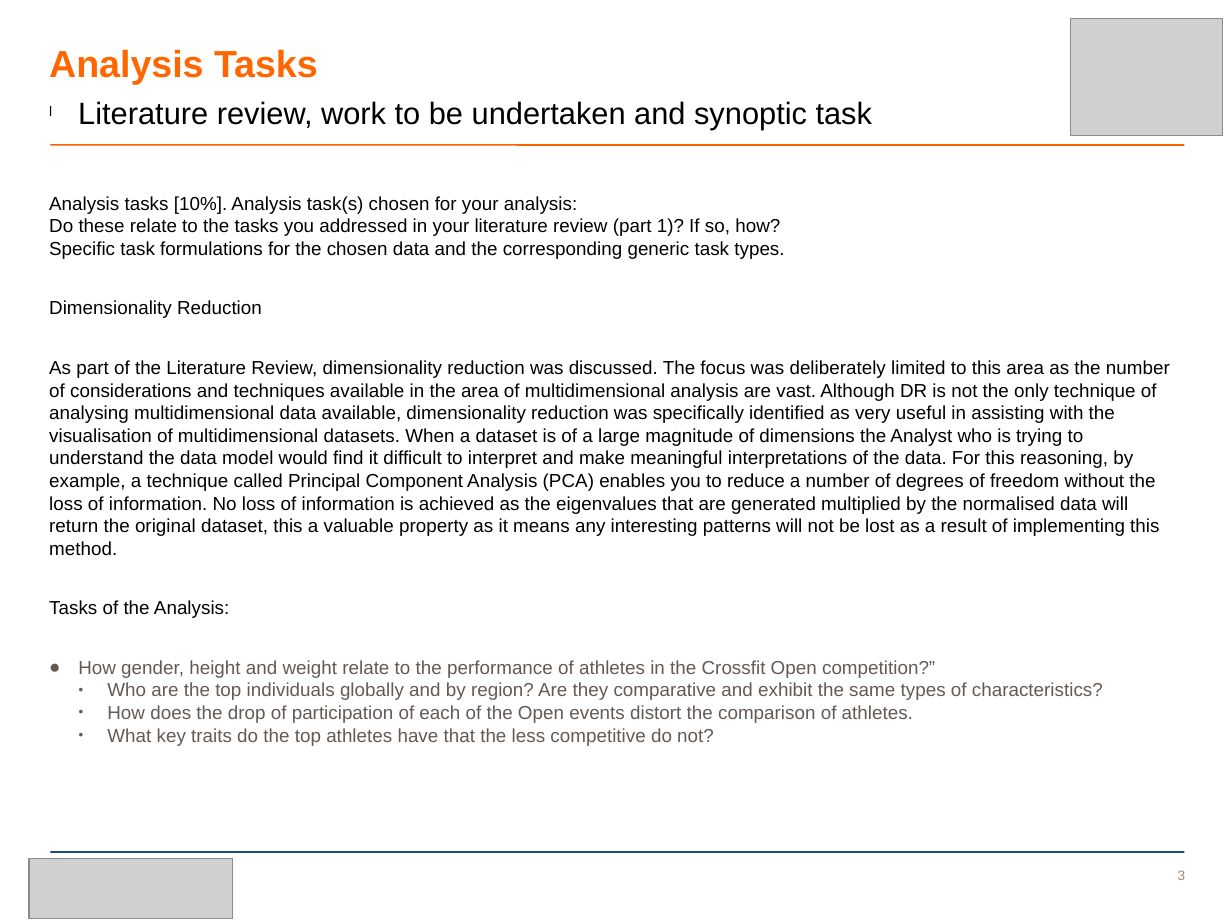
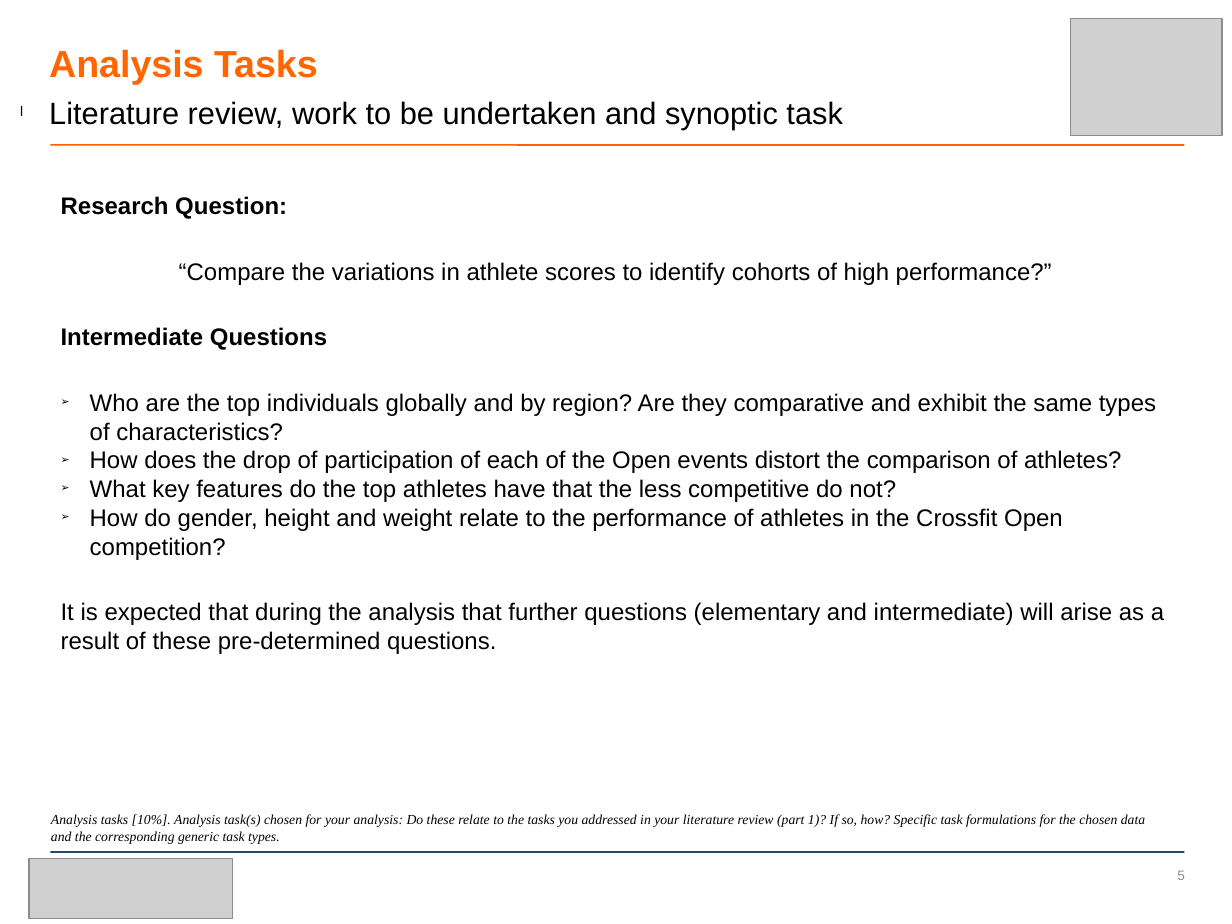
Before and after one commit to AkiraKane/CityUniversity2014, a slide deck: slide 5 of Visual_Analytics/Visual_Analytics_Powerpoint.pptx (slide 3 before the commit). Drawn at 1232x924 pixels with LibreOffice and Linux fonts; fonts in the diff are those of the drawing; grey boxes stand for pictures; background and template pictures are left out. Boxes give left, top, right and bottom in pixels: in the first picture for what was removed or moved away, otherwise in the second. Text is boxed around its words. In the diff, an @@ line names an element or a change of style, - is before the commit and + after.

```diff
--- a/Visual_Analytics/Visual_Analytics_Powerpoint.pptx
+++ b/Visual_Analytics/Visual_Analytics_Powerpoint.pptx
@@ text "Literature review, work to be ..." moved from (x1=78, y1=101, x2=872, y2=129) to (x1=49, y1=101, x2=842, y2=129) @@
@@ text removed at (x1=49, y1=196, x2=1170, y2=746) @@
-Analysis tasks [10%]. Analysis task(s) chosen for your analysis:
-Do these relate to the tasks you addressed in your literature review (part 1)? If so, how?
-Specific task formulations for the chosen data and the corresponding generic task types.
-Dimensionality Reduction
-As part of the Literature Review, dimensionality reduction was discussed. The focus was deliberately limited to this area as the number of considerations and techniques available in the area of multidimensional analysis are vast. Although DR is not the only technique of analysing multidimensional data available, dimensionality reduction was specifically identified as very useful in assisting with the visualisation of multidimensional datasets. When a dataset is of a large magnitude of dimensions the Analyst who is trying to understand the data model would find it difficult to interpret and make meaningful interpretations of the data. For this reasoning, by example, a technique called Principal Component Analysis (PCA) enables you to reduce a number of degrees of freedom without the loss of information. No loss of information is achieved as the eigenvalues that are generated multiplied by the normalised data will return the original dataset, this a valuable property as it means any interesting patterns will not be lost as a result of implementing this method.
-Tasks of the Analysis:
-● How gender, height and weight relate to the performance of athletes in the Crossfit Open competition?”
-  ● Who are the top individuals globally and by region? Are they comparative and exhibit the same types of characteristics?
-  ● How does the drop of participation of each of the Open events distort the comparison of athletes.
-  ● What key traits do the top athletes have that the less competitive do not?
@@ text added at (x1=61, y1=196, x2=1164, y2=654), 14 pt, text #000000 @@
+Research Question:
+“Compare the variations in athlete scores to identify cohorts of high performance?”
+Intermediate Questions
+➢ Who are the top individuals globally and by region? Are they comparative and exhibit the same types of characteristics?
+➢ How does the drop of participation of each of the Open events distort the comparison of athletes?
+➢ What key features do the top athletes have that the less competitive do not?
+➢ How do gender, height and weight relate to the performance of athletes in the Crossfit Open competition?
+It is expected that during the analysis that further questions (elementary and intermediate) will arise as a result of these pre-determined questions.
@@ text added at (x1=51, y1=814, x2=1145, y2=844), 8 pt, text #000000, italic @@
+Analysis tasks [10%]. Analysis task(s) chosen for your analysis: Do these relate to the tasks you addressed in your literature review (part 1)? If so, how? Specific task formulations for the chosen data and the corresponding generic task types.
@@ page number at (x1=1177, y1=870, x2=1185, y2=880): text changed @@
-3
+5
```
Also in this commit, not shown: 4 other slides changed, 4 slides added, 1 slide removed, 2 other files.
